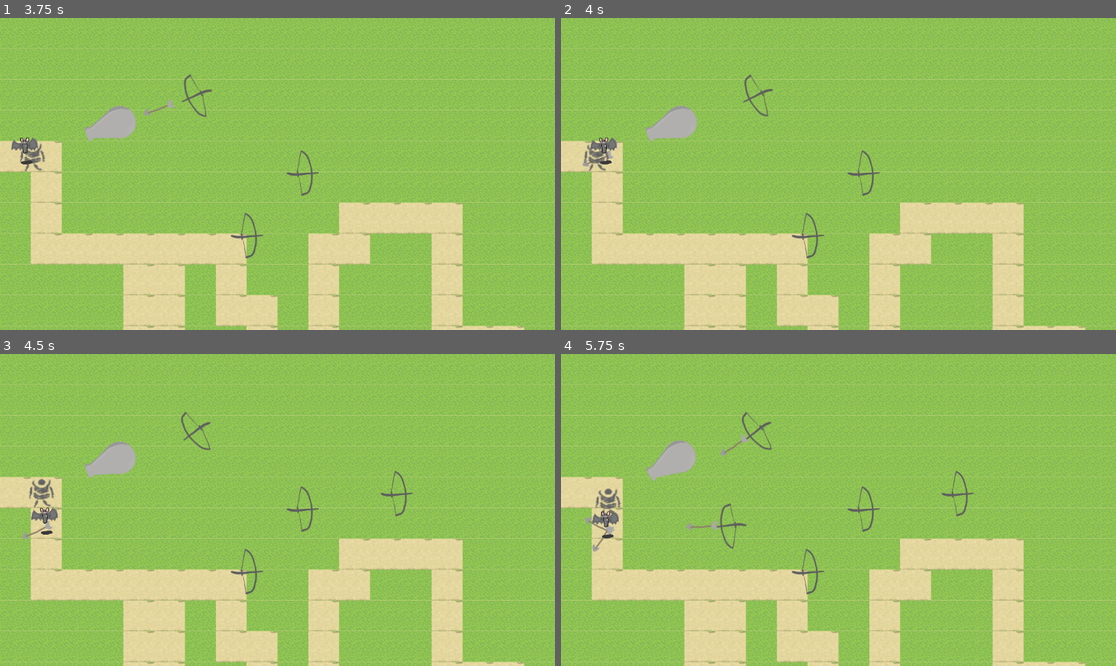
Above: before the commit, frames 1-4 (two rows, left to right).
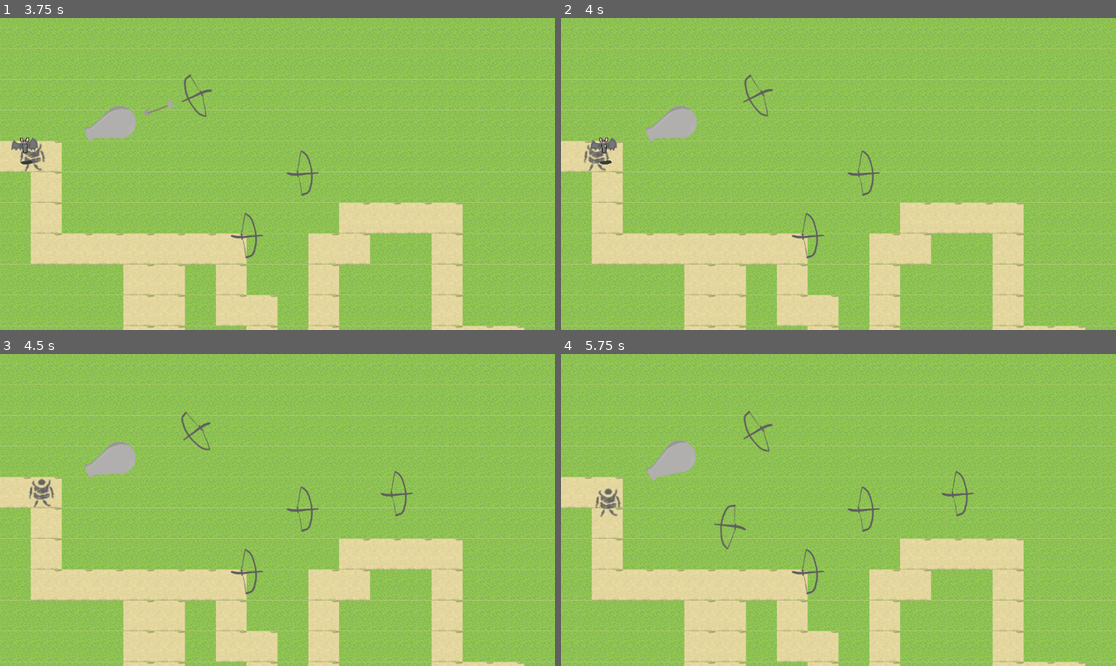
Above: after the commit, the same moments.

Repository: willNP/Tower-Defense
Game: Godot game, scene res://Scenes/main.tscn
Same seed, same stepped clock (60 frames per second), same inputs: the game is played once before the commit and once after it. The engine's default icon, where the game draws it, is replaced by a stand-in: a white triangle on a blue panel in a dark square.
Inputs (mouse positions are in pixels of both pictures, inside the frame that each line leads up to):
- Up to frame 1 (3.75 s): tap Enter at 0.5 s; move the mouse to (249, 236) at 0.52 s; click (249, 236) at 0.67 s; move the mouse to (444, 220) at 1.27 s; click (444, 220) at 1.42 s; move the mouse to (111, 127) at 2.02 s; click (111, 127) at 2.17 s; move the mouse to (305, 174) at 2.77 s; click (305, 174) at 2.92 s; move the mouse to (194, 96) at 3.52 s; click (194, 96) at 3.67 s
- Up to frame 2 (4 s): no input
- Up to frame 3 (4.5 s): move the mouse to (399, 494) at 4.27 s; click (399, 494) at 4.42 s
- Up to frame 4 (5.75 s): move the mouse to (727, 525) at 5.02 s; click (727, 525) at 5.17 s

Frame 1 is identical in both runs. In frame 2, less than 0.1% of the frame differs, in the area x 3-10%, y 42-48%; in frame 3, 0.3%; in frame 4, 0.8%, in the area x 4-39%, y 18-64%.

Commit message:
Cambios a la logica del tower y supuesto arreglo de la flecha

Diff:
--- a/Scenes/Towers/Canon/Canon.tscn
+++ b/Scenes/Towers/Canon/Canon.tscn
@@ -1,6 +1,6 @@
 [gd_scene load_steps=7 format=3 uid="uid://dywvj6bqfx2xw"]
 
-[ext_resource type="Script" uid="uid://cjy57cn1bojbu" path="res://Scripts/Towers/canon.gd" id="1_65xsc"]
+[ext_resource type="Script" uid="uid://wx5qj1w45qiu" path="res://Scripts/Towers/tower.gd" id="1_1t4vo"]
 [ext_resource type="Texture2D" uid="uid://mclxncj6q1tb" path="res://Resources/Images/Towers/Cannon/cannon.png" id="2_q68aw"]
 [ext_resource type="Script" uid="uid://byaut15a6ymo2" path="res://Resources/Resource/Attributes/turret_attributes.gd" id="2_sug8n"]
 [ext_resource type="PackedScene" uid="uid://ck0l7n64a76aq" path="res://Scenes/Towers/Canon/cannon_ball.tscn" id="3_1t4vo"]
@@ -15,7 +15,7 @@
 radius = 203.0394
 
 [node name="Canon" type="Node2D" node_paths=PackedStringArray("area_2d")]
-script = ExtResource("1_65xsc")
+script = ExtResource("1_1t4vo")
 turretAttributes = SubResource("Resource_1t4vo")
 ammo_scene = ExtResource("3_1t4vo")
 area_2d = NodePath("Area2D")
--- a/Scenes/Towers/Crossbow/CrossbowArrow.tscn
+++ b/Scenes/Towers/Crossbow/CrossbowArrow.tscn
@@ -3,8 +3,8 @@
 [ext_resource type="Script" uid="uid://bl6ampfk0ubfo" path="res://Scripts/Towers/crossbow_arrow.gd" id="1_maf87"]
 [ext_resource type="Texture2D" uid="uid://rj0oqxi54nin" path="res://Resources/Images/Towers/Crossbow/flecha.png" id="2_wlumo"]
 
-[sub_resource type="CircleShape2D" id="CircleShape2D_lrirm"]
-radius = 8.0
+[sub_resource type="CapsuleShape2D" id="CapsuleShape2D_wlumo"]
+height = 62.0
 
 [node name="CrossbowArrow" type="Node2D"]
 script = ExtResource("1_maf87")
@@ -20,5 +20,6 @@
 position = Vector2(-7, 0)
 
 [node name="CollisionShape2D" type="CollisionShape2D" parent="Area2D"]
-position = Vector2(32, 0)
-shape = SubResource("CircleShape2D_lrirm")
+position = Vector2(10, 0)
+rotation = 1.5707964
+shape = SubResource("CapsuleShape2D_wlumo")
--- a/Scenes/Towers/Crossbow/crossbow.tscn
+++ b/Scenes/Towers/Crossbow/crossbow.tscn
@@ -1,6 +1,6 @@
-[gd_scene load_steps=7 format=3 uid="uid://djqg2tb2vfo28"]
+[gd_scene load_steps=7 format=3 uid="uid://dpxbcsucxp3wr"]
 
-[ext_resource type="Script" uid="uid://cexhuow7ajua3" path="res://Scripts/Towers/crossbow.gd" id="1_rywcq"]
+[ext_resource type="Script" uid="uid://wx5qj1w45qiu" path="res://Scripts/Towers/tower.gd" id="1_s8xoi"]
 [ext_resource type="Script" uid="uid://byaut15a6ymo2" path="res://Resources/Resource/Attributes/turret_attributes.gd" id="2_gywgm"]
 [ext_resource type="PackedScene" uid="uid://wvnbnugivbuh" path="res://Scenes/Towers/Crossbow/CrossbowArrow.tscn" id="3_pmw17"]
 [ext_resource type="Texture2D" uid="uid://58e3wsrkswbe" path="res://Resources/Images/Towers/Crossbow/ballesta.png" id="3_s8xoi"]
@@ -15,7 +15,7 @@
 radius = 395.01138
 
 [node name="Crossbow" type="Node2D" node_paths=PackedStringArray("area_2d")]
-script = ExtResource("1_rywcq")
+script = ExtResource("1_s8xoi")
 turretAttributes = SubResource("Resource_pmw17")
 ammo_scene = ExtResource("3_pmw17")
 area_2d = NodePath("Area2D")
--- a/Scenes/Towers/Tower.tscn
+++ /dev/null
@@ -1,6 +0,0 @@
-[gd_scene load_steps=2 format=3 uid="uid://bc2pe44iw00dh"]
-
-[ext_resource type="Script" uid="uid://wx5qj1w45qiu" path="res://Scripts/Towers/tower.gd" id="1_14s00"]
-
-[node name="Tower" type="Node2D"]
-script = ExtResource("1_14s00")
